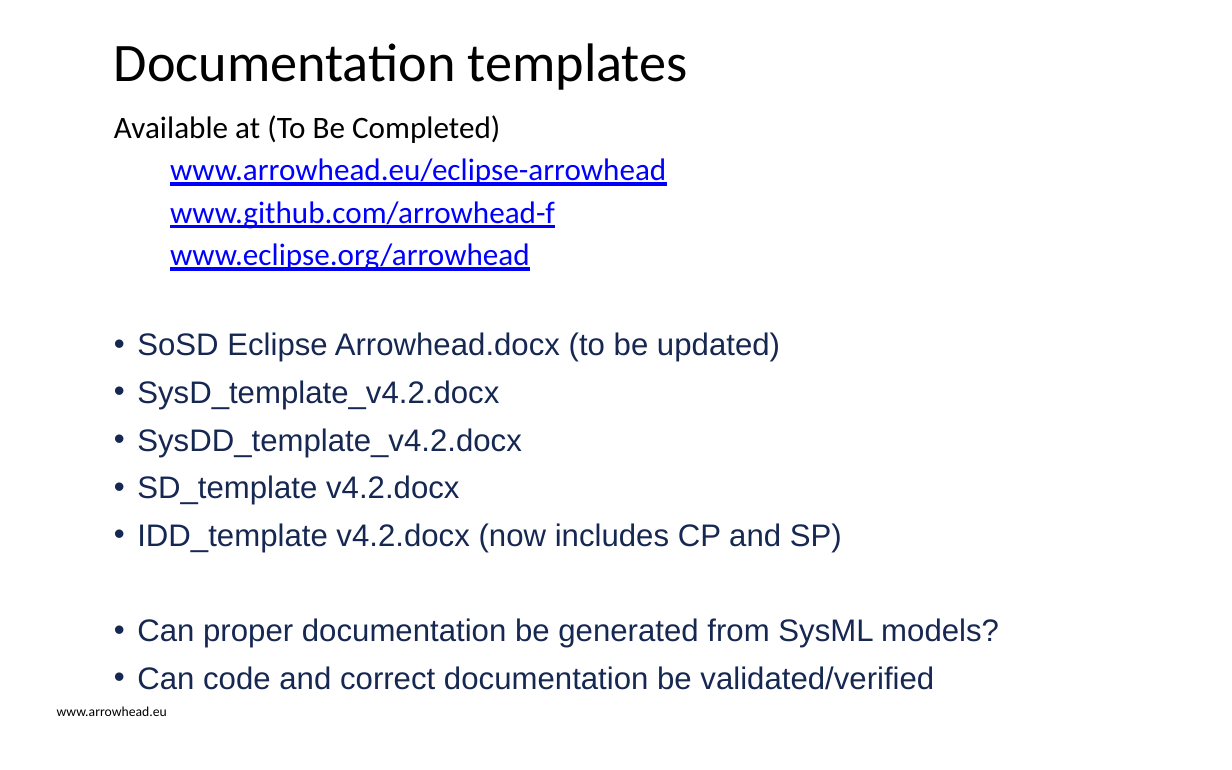
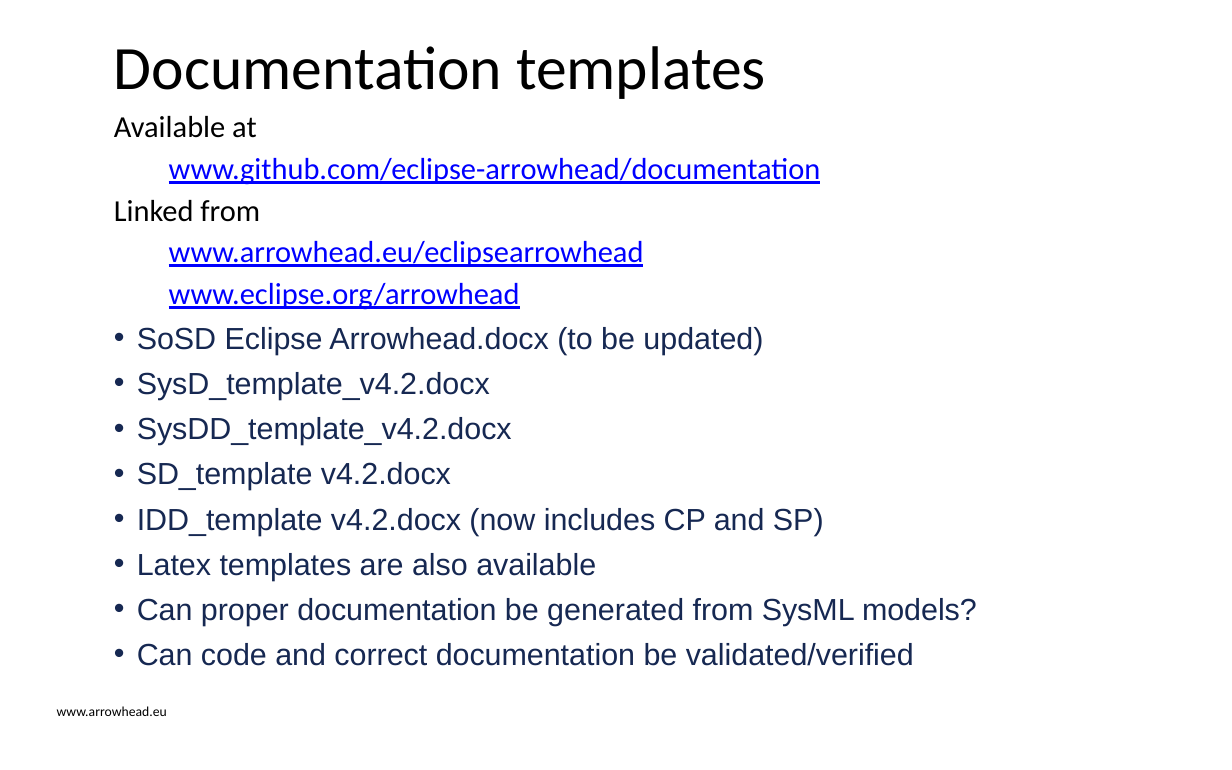
Before and after one commit to eclipse-arrowhead/roadmap, a slide deck: slide 11 of Governanace_strategy/Eclipse_Arrowhead_Roadmap_organisation.pptx (slide 12 before the commit). Drawn at 1232x770 pixels with LibreOffice and Linux fonts; fonts in the diff are those of the drawing; background and template pictures are left out. Boxes give left, top, right and bottom in pixels: in the first picture for what was removed or moved away, otherwise in the second. Text is boxed around its words. In the diff, an @@ line names an element or a change of style, - is before the commit and + after.

```diff
--- a/Governanace_strategy/Eclipse_Arrowhead_Roadmap_organisation.pptx
+++ b/Governanace_strategy/Eclipse_Arrowhead_Roadmap_organisation.pptx
@@ title "Documentation templates" at [114, 46, 766, 99]: size 31.7 to 36 pt @@
@@ text at [114, 116, 821, 267]: text changed; size 18.2 to 17.8 pt @@
-Available at (To Be Completed)
-  www.arrowhead.eu/eclipse-arrowhead
-  www.github.com/arrowhead-f
+Available at
+  www.github.com/eclipse-arrowhead/documentation
+Linked from
+  www.arrowhead.eu/eclipsearrowhead
@@ text at [137, 283, 977, 666]: size 18.2 to 17.8 pt in "www.eclipse.org/arrowhead", "SoSD Eclipse Arrowhead.docx (to be updated)", "SysD_template_v4.2.docx", "SysDD_template_v4.2.docx" and 4 more places; indent changed; less space between paragraphs @@
@@ text at [137, 553, 596, 581]: paragraph added @@
+• Latex templates are also available
```
Also in this commit, not shown: 12 other slides changed, 1 slide added, 3 slides removed, 8 other files.
